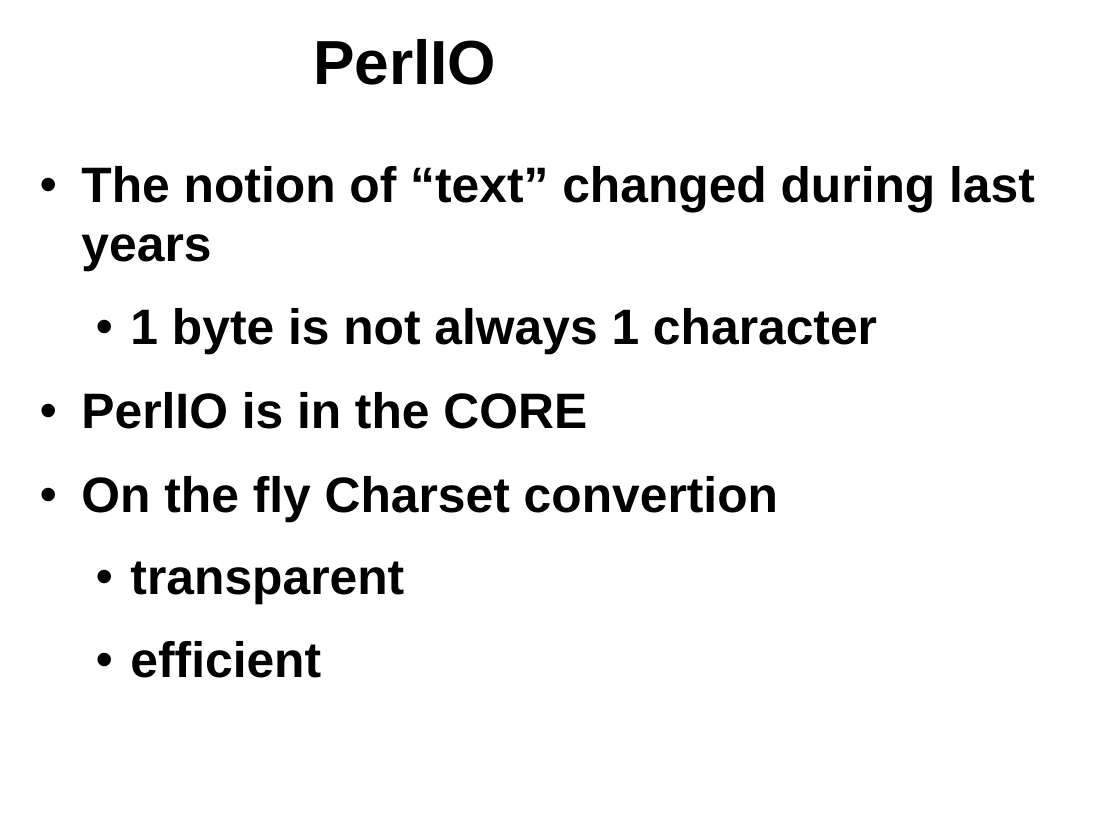
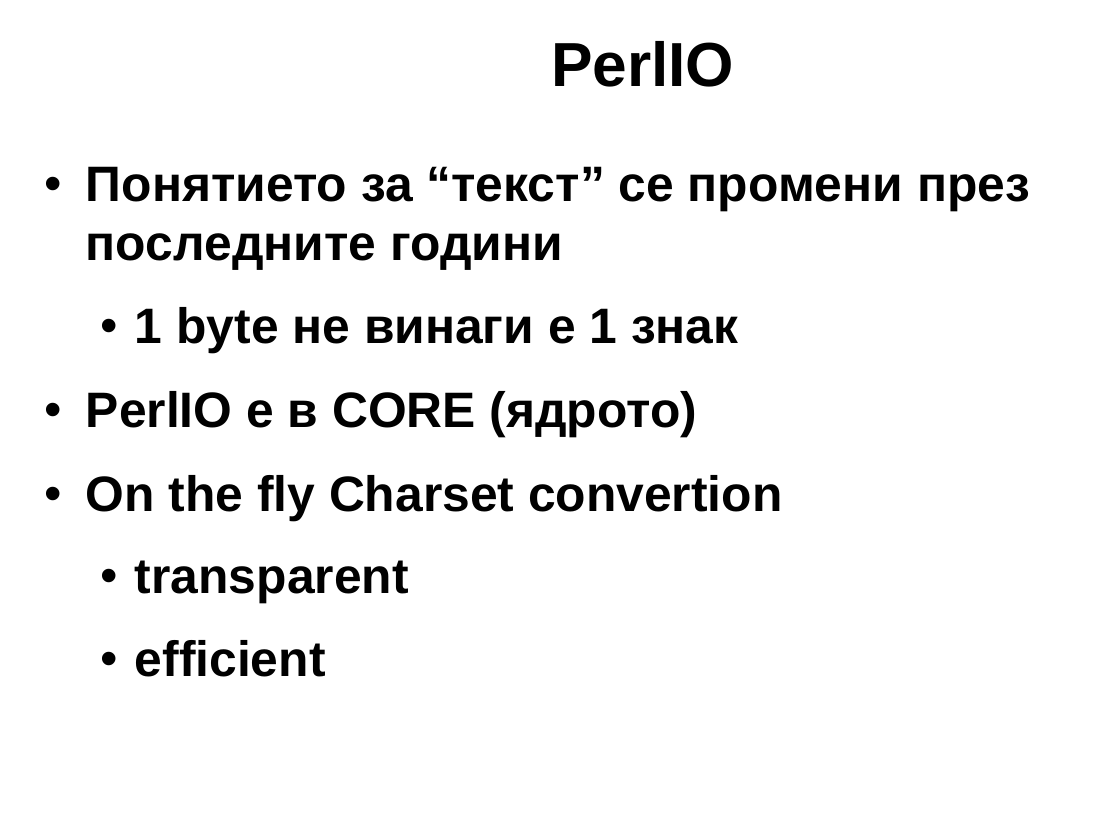
Before and after one commit to kberov/PerlProgrammingCourse, a slide deck: slide 42 of 06_io_bg.odp. Drawn at 1120x840 pixels with LibreOffice and Linux fonts; fonts in the diff are those of the drawing; background and template pictures are left out. Boxes give left, top, right and bottom in pixels: in the first picture for what was removed or moved away, otherwise in the second. Text is boxed around its words. In the diff, an @@ line names an element or a change of style, - is before the commit and + after.

```diff
--- a/06_io_bg.odp
+++ b/06_io_bg.odp
@@ title "PerlIO": place and size @@
-title "PerlIO" at bbox=[313, 39, 496, 85]
+title "PerlIO" at bbox=[551, 41, 734, 87]
@@ text at bbox=[86, 166, 1030, 437]: text changed @@
-• The notion of “text” changed during last years
-  • 1 byte is not always 1 character
-• PerlIO is in the CORE
+• Понятието за “текст” се промени през последните години
+  • 1 byte не винаги е 1 знак
+• PerlIO е в CORE (ядрото)
```
Also in this commit, not shown: 25 other slides changed, 17 slides added, 17 slides removed, 2 other files.
